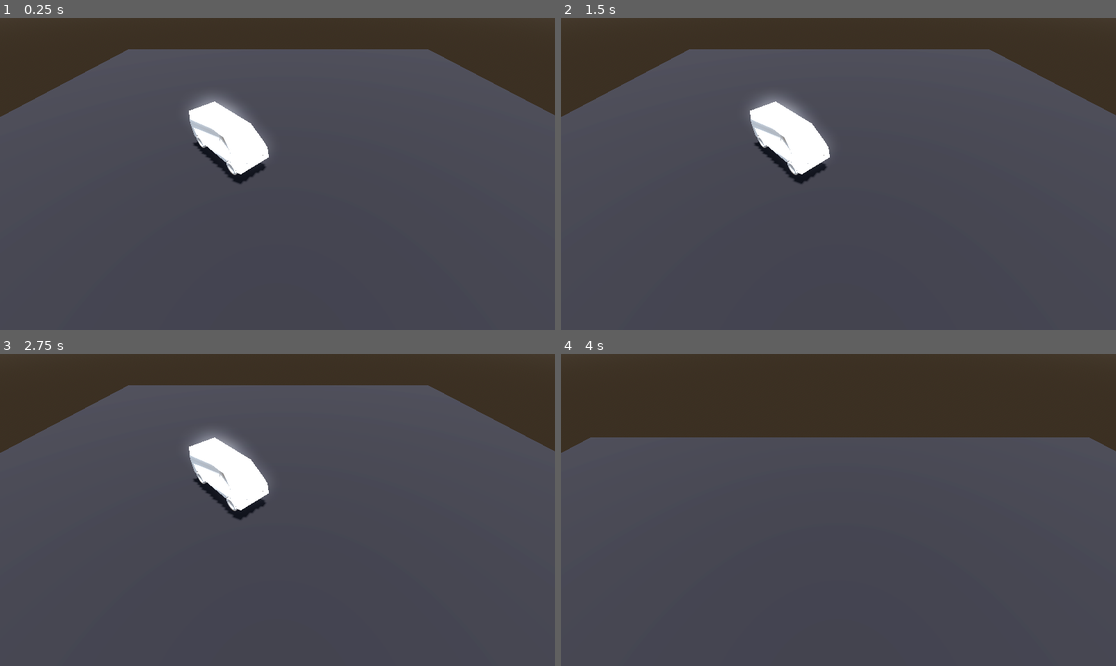
Above: before the commit, frames 1-4 (two rows, left to right).
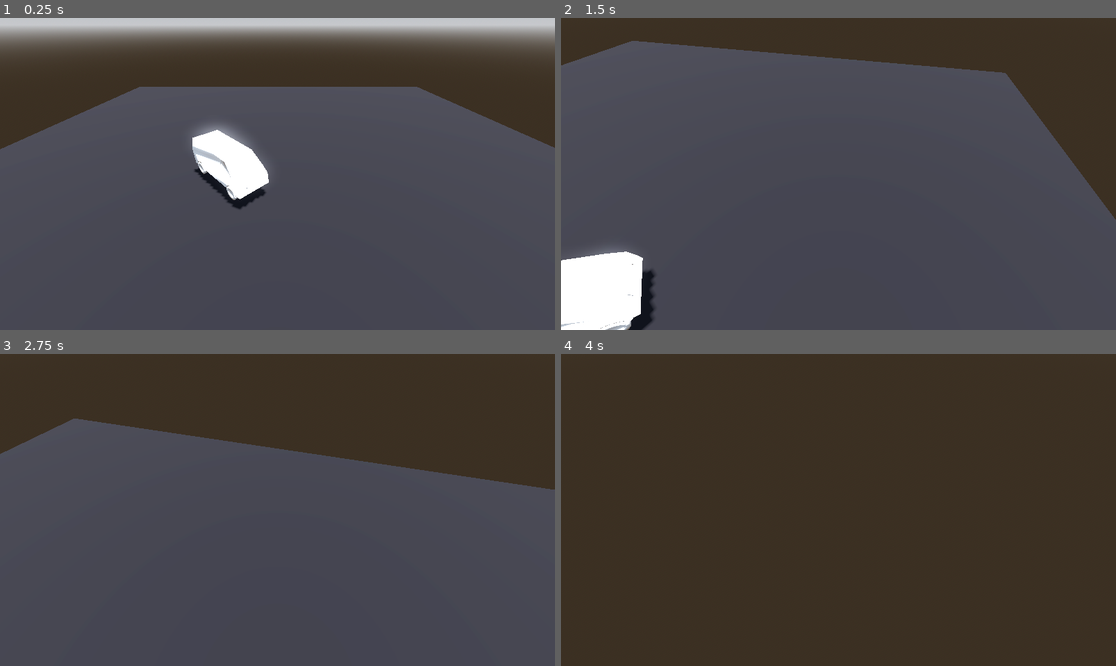
Above: after the commit, the same moments.

Repository: atomy/godot_rts_cam_movement
Game: Godot game, scene res://world.tscn
Same seed, same stepped clock (60 frames per second), same inputs: the game is played once before the commit and once after it.
Inputs (mouse positions are in pixels of both pictures, inside the frame that each line leads up to):
- Up to frame 1 (0.25 s): no input
- Up to frame 2 (1.5 s): tap Enter at 0.5 s; move the mouse to (960, 158) at 0.52 s; hold Right mouse button (camera_rotate, bound only after the com… 0.53-1.28 s; tap Q (camera_rotate_left, bound only after the commit) at 0.8, 1.35 s; tap Space at 1.25 s; move the mouse to (727, 189) at 1.27 s
- Up to frame 3 (2.75 s): tap E (camera_rotate_right, bound only after the commit) at 1.55 s; tap Enter at 2 s; move the mouse to (333, 441) at 2.02 s; hold E (camera_rotate_right, bound only after the commit) from 2.03 s (still down); right-click (333, 441) at 2.3 s
- Up to frame 4 (4 s): move the mouse to (810, 572) at 2.77 s; release E (camera_rotate_right, bound only after the commit) at 2.78 s; tap S (camera_backward) at 2.85 s; tap Q (camera_rotate_left, bound only after the commit) at 3.05 s; tap Space at 3.5 s; move the mouse to (1005, 556) at 3.52 s; hold W (camera_forward) from 3.53 s (still down); tap E (camera_rotate_right, bound only after the commit) at 3.8 s

The runs differ from the first frame. In frame 1, 24% of the frame differs, in the area x 0-100%, y 0-62%; in frame 2, 15%; in frame 3, 19%; in frame 4, 73%, in the area x 0-100%, y 26-100%.

Commit message:
finished vid3

Diff:
--- a/RTS_Camera.gd
+++ b/RTS_Camera.gd
@@ -3,9 +3,16 @@
 # camera_move
 @export_range(0, 100, 1) var camera_move_speed: float = 20.0
 
+# camera_rotate
+var camera_rotation_direction: int = 0
+@export_range(0, 10, 0.1) var camera_rotation_speed: float = 0.20
+@export_range(0, 20, 1) var camera_base_rotation_speed: float = 10
+@export_range(0, 10, 1) var camera_socket_rotation_x_min: float = -1.20
+@export_range(0, 10, 1) var camera_socket_rotation_x_max: float = -0.20
+
 # camera_pan
 @export_range(0, 32, 4) var camera_automatic_pan_margin: int = 16
-@export_range(0, 20, 0.5) var camera_automatic_pan_speed: float = 12
+@export_range(0, 20, 0.5) var camera_automatic_pan_speed: float = 18
 
 # camera_zoom
 var camera_zoom_direction: float = 0
@@ -19,6 +26,14 @@
 var camera_can_move_base: bool = true
 var camera_can_zoom: bool = true
 var camera_can_automatic_pan: bool = true
+var camera_can_rotate_base: bool = true
+var camera_can_rotate_socket_x: bool = true
+var camera_can_rotate_by_mouse_offset: bool = true
+
+# Internal Flag
+var camera_is_rotating_base: bool = true
+var camera_is_rotating_mouse: bool = false
+var mouse_last_position: Vector2 = Vector2.ZERO
 
 # Nodes
 @onready var camera_socket: Node3D = $camera_socket
@@ -33,6 +48,8 @@
 	camera_base_move(delta)
 	camera_zoom_update(delta)
 	camera_automatic_pan(delta)
+	camera_base_rotate(delta)
+	camera_rotate_to_mouse_offsets(delta)
 
 func _unhandled_input(event: InputEvent) -> void:
 	# Camera Zoom
@@ -40,6 +57,22 @@
 		camera_zoom_direction = -1
 	elif event.is_action("camera_zoom_out"):
 		camera_zoom_direction = 1
+
+	# Camera rotations
+	if event.is_action_pressed("camera_rotate_right"):
+		camera_rotation_direction = -1
+		camera_is_rotating_base = true
+	elif event.is_action_pressed("camera_rotate_left"):
+		camera_rotation_direction = 1
+		camera_is_rotating_base = true
+	elif event.is_action_released("camera_rotate_left") or event.is_action_released("camera_rotate_right"):
+		camera_is_rotating_base = false
+
+	if event.is_action_pressed("camera_rotate"):
+		mouse_last_position = get_viewport().get_mouse_position()
+		camera_is_rotating_mouse = true
+	elif event.is_action_released("camera_rotate"):
+		camera_is_rotating_mouse = false
 
 # Moves the base of the camera with WASD
 func camera_base_move(delta: float) -> void:
@@ -61,6 +94,39 @@
 	camera.position.z = new_zoom
 	camera_zoom_direction *= camera_zoom_speed_damp
 
+# Rotate the camera socket based on mouse offsets
+func camera_rotate_to_mouse_offsets(delta: float) -> void:
+	if !camera_can_rotate_by_mouse_offset or !camera_is_rotating_mouse: return
+
+	var mouse_offset:Vector2 = get_viewport().get_mouse_position()
+	mouse_offset = mouse_offset - mouse_last_position
+
+	mouse_last_position = get_viewport().get_mouse_position()
+
+	camera_base_rotate_left_right(delta, mouse_offset.x)
+	camera_socket_rotate_x(delta, mouse_offset.y)
+
+# Rotates the base of th ecamera
+func camera_base_rotate(delta: float) -> void:
+	if !camera_can_rotate_base or !camera_is_rotating_base: return
+
+	# To rotate
+	camera_base_rotate_left_right(delta, camera_rotation_direction * camera_base_rotation_speed)
+
+# Rotates the socket of the camera
+func camera_socket_rotate_x(delta: float, dir: float) -> void:
+	if !camera_can_rotate_socket_x: return
+
+	var new_rotation_x: float = camera_socket.rotation.x
+	new_rotation_x -= dir * delta * camera_rotation_speed
+	new_rotation_x = clamp(new_rotation_x, camera_socket_rotation_x_min, camera_socket_rotation_x_max)
+	camera_socket.rotation.x = new_rotation_x
+
+# Rotates the camera base left or right
+func camera_base_rotate_left_right(delta: float, dir: float) -> void:
+	rotation.y += dir * camera_rotation_speed * delta
+
+# Pans the camera automatically based on screen margins
 func camera_automatic_pan(delta: float) -> void:
 	if !camera_can_automatic_pan or !is_mouse_in_viewport():
 		return  # Stop panning if automatic pan is disabled or mouse is outside the viewport
--- a/project.godot
+++ b/project.godot
@@ -49,6 +49,21 @@
 , Object(InputEventKey,"resource_local_to_scene":false,"resource_name":"","device":-1,"window_id":0,"alt_pressed":false …(187 unchanged characters)…
 ]
 }
+camera_rotate_right={
+"deadzone": 0.5,
+"events": [Object(InputEventKey,"resource_local_to_scene":false,"resource_name":"","device":-1,"window_id":0,"alt_pressed":false,"shift_pressed":false,"ctrl_pressed":false,"meta_pressed":false,"pressed":false,"keycode":0,"physical_keycode":69,"key_label":0,"unicode":101,"location":0,"echo":false,"script":null)
+]
+}
+camera_rotate_left={
+"deadzone": 0.5,
+"events": [Object(InputEventKey,"resource_local_to_scene":false,"resource_name":"","device":-1,"window_id":0,"alt_pressed":false,"shift_pressed":false,"ctrl_pressed":false,"meta_pressed":false,"pressed":false,"keycode":0,"physical_keycode":81,"key_label":0,"unicode":113,"location":0,"echo":false,"script":null)
+]
+}
+camera_rotate={
+"deadzone": 0.5,
+"events": [Object(InputEventMouseButton,"resource_local_to_scene":false,"resource_name":"","device":-1,"window_id":0,"alt_pressed":false,"shift_pressed":false,"ctrl_pressed":false,"meta_pressed":false,"button_mask":2,"position":Vector2(189, 17),"global_position":Vector2(198, 63),"factor":1.0,"button_index":2,"canceled":false,"pressed":true,"double_click":false,"script":null)
+]
+}
 
 [rendering]
 
--- a/world.tscn
+++ b/world.tscn
@@ -40,7 +40,7 @@
 script = ExtResource("5_ff8oi")
 
 [node name="camera_socket" type="Node3D" parent="camera_base"]
-transform = Transform3D(1, 0, 0, 0, 0.707107, 0.707107, 0, -0.707107, 0.707107, 0, 3, 0)
+transform = Transform3D(1, 0, 0, 0, 0.806713, 0.590944, 0, -0.590944, 0.806713, 0, 3, 0)
 
 [node name="Camera3D" type="Camera3D" parent="camera_base/camera_socket"]
 
Not shown, changed: .gitignore
